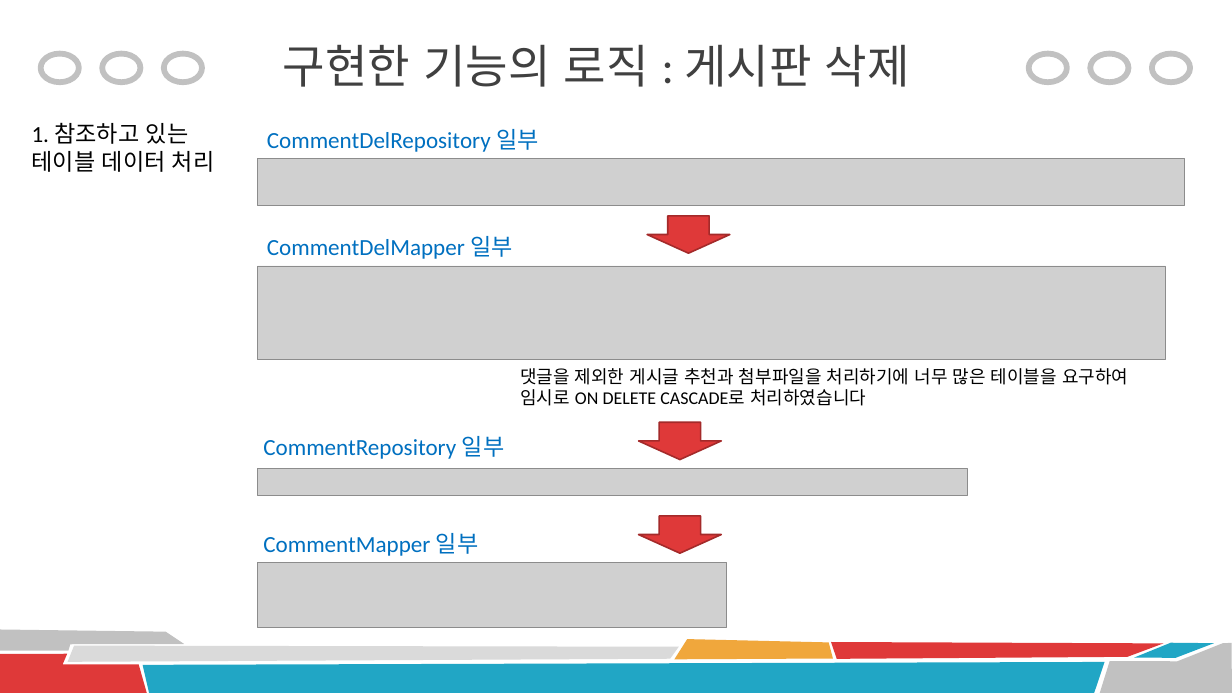
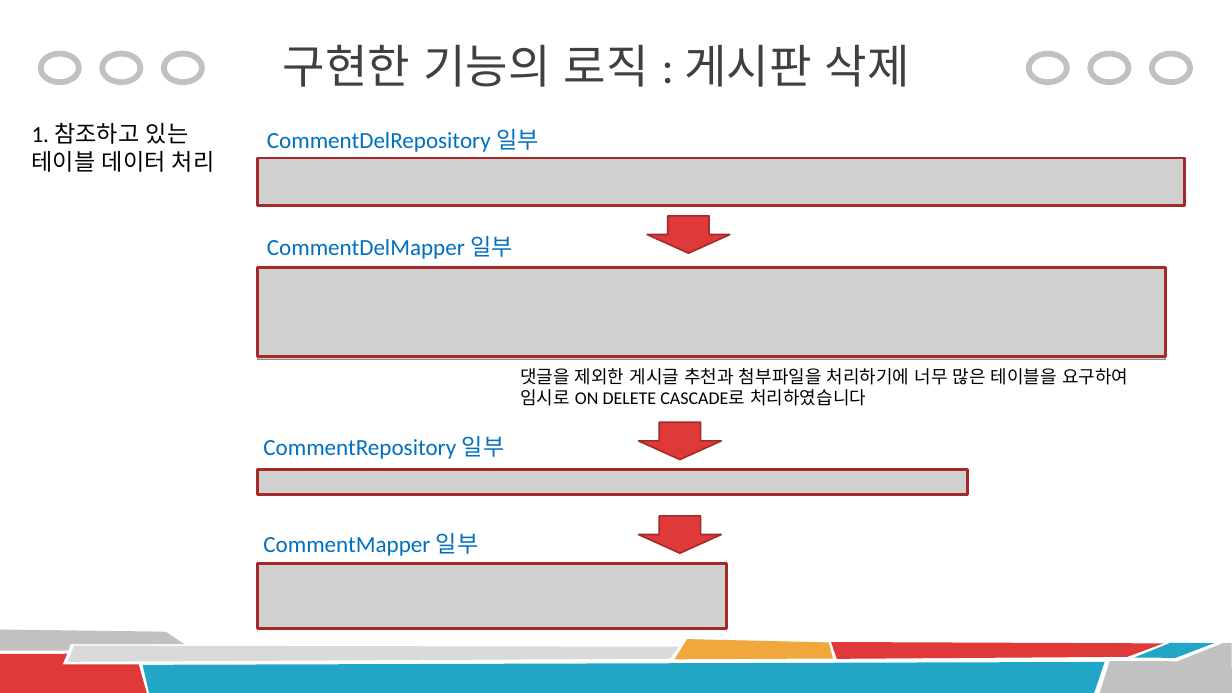
Before and after one commit to Peaceful-LHJ/Project_Board, a slide deck: slide 13 of ProjectDocument/Portfolio_Project.pptx. Drawn at 1232x693 pixels with LibreOffice and Linux fonts; fonts in the diff are those of the drawing; grey boxes stand for pictures. Boxes give left, top, right and bottom in pixels: in the first picture for what was removed or moved away, otherwise in the second. Text is boxed around its words. In the diff, an @@ line names an element or a change of style, - is before the commit and + after.

```diff
--- a/ProjectDocument/Portfolio_Project.pptx
+++ b/ProjectDocument/Portfolio_Project.pptx
@@ rectangle added at (x1=258, y1=158, x2=1185, y2=205), outline #A52A2A 2.25 pt @@
@@ rectangle added at (x1=258, y1=267, x2=1165, y2=357), outline #A52A2A 2.25 pt @@
@@ rectangle added at (x1=258, y1=470, x2=968, y2=494), outline #A52A2A 2.25 pt @@
@@ rectangle added at (x1=258, y1=564, x2=726, y2=628), outline #A52A2A 2.25 pt @@
```
Also in this commit, not shown: 10 other slides changed, 1 other file.
